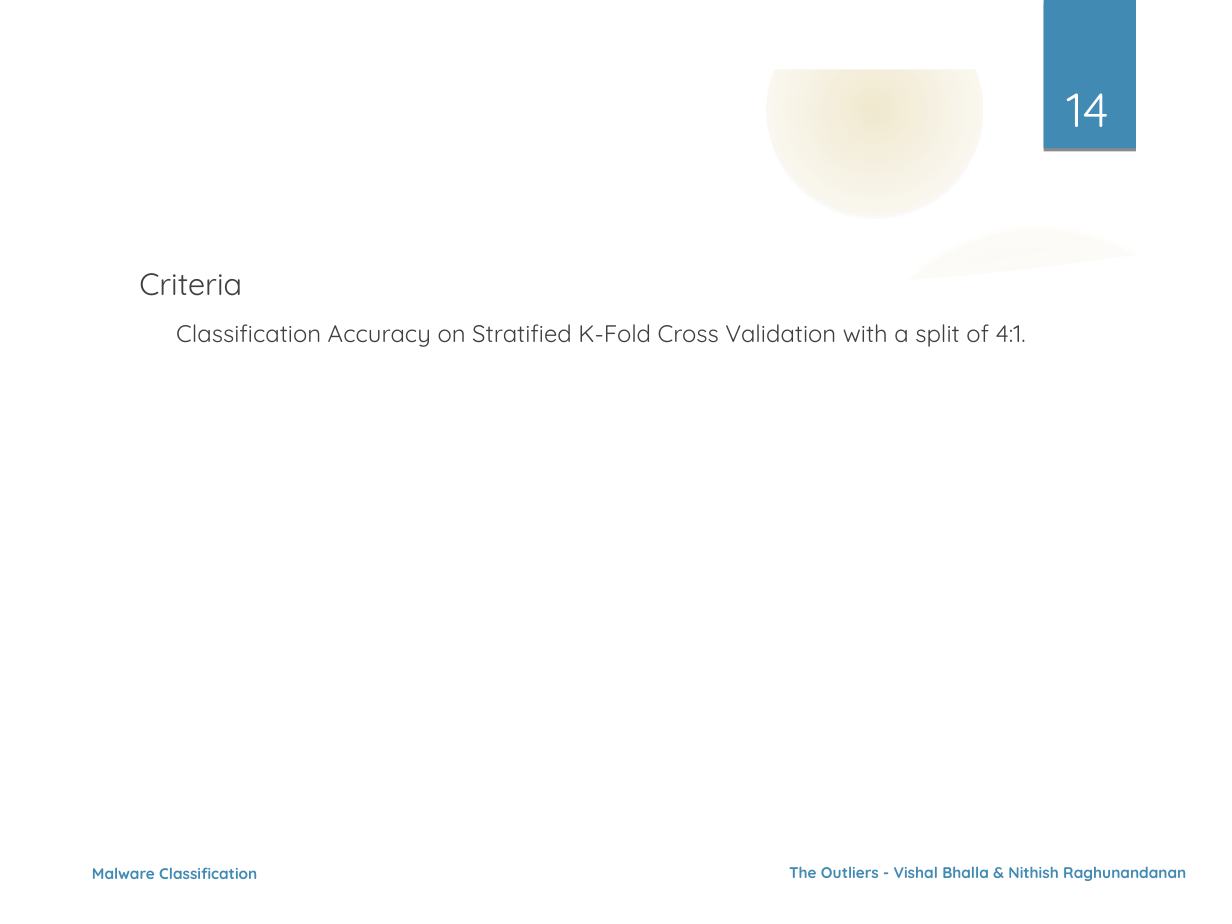
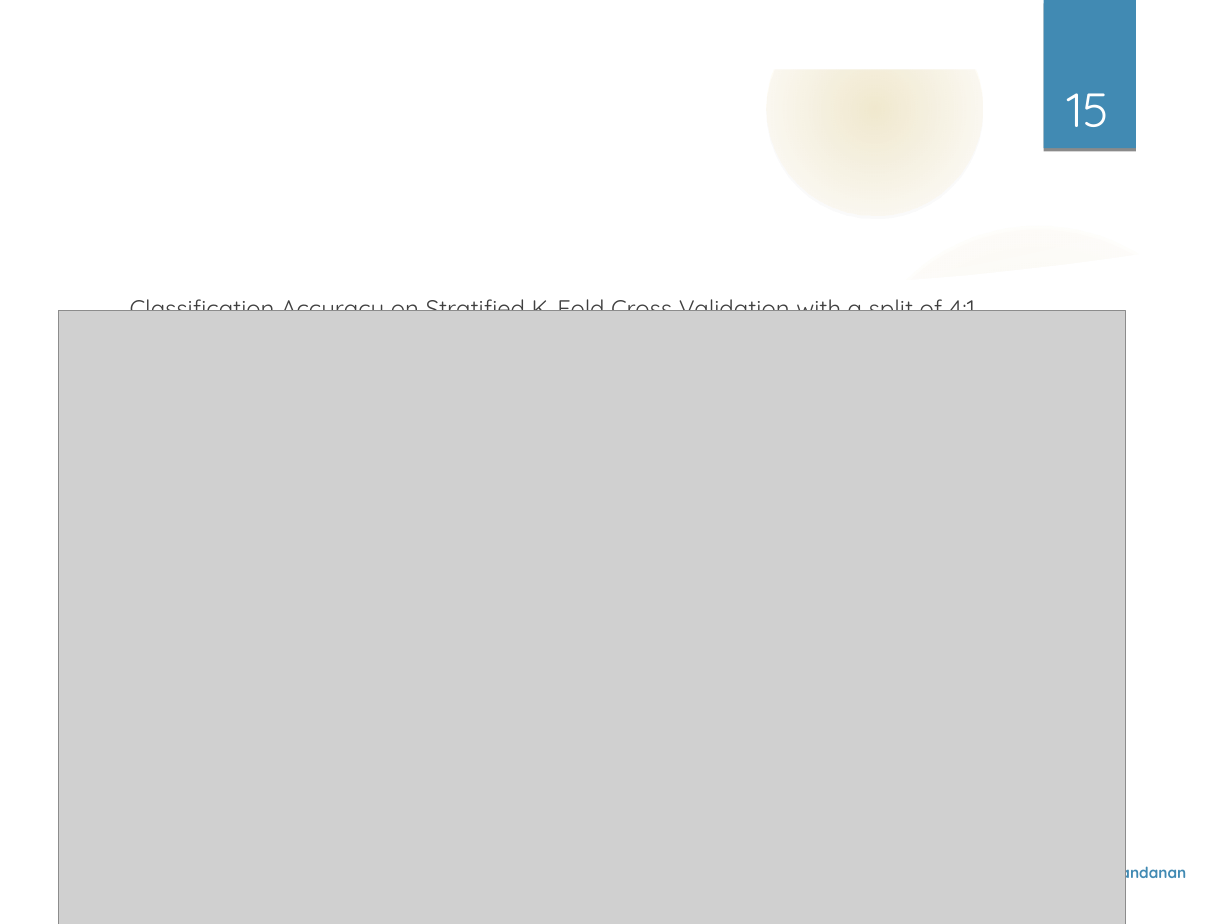
Before and after one commit to nehgu/Anomaly-Detection, a slide deck: slide 15 of Challenges/Malware_Classification_On_Behavioral_Data_Challenge_5/Ppt_Malware_Classification_Challenge_5.odp (slide 14 before the commit). Drawn at 1232x924 pixels with LibreOffice and Linux fonts; fonts in the diff are those of the drawing; grey boxes stand for pictures; background and template pictures are left out. Boxes give left, top, right and bottom in pixels: in the first picture for what was removed or moved away, otherwise in the second. Text is boxed around its words. In the diff, an @@ line names an element or a change of style, - is before the commit and + after.

```diff
--- a/Challenges/Malware_Classification_On_Behavioral_Data_Challenge_5/Ppt_Malware_Classification_Challenge_5.odp
+++ b/Challenges/Malware_Classification_On_Behavioral_Data_Challenge_5/Ppt_Malware_Classification_Challenge_5.odp
@@ page number at (1067,93,1109,127): text changed @@
-14
+15
@@ text "Classification Accuracy on Stratified K-Fold ...": place and size @@
-text "Classification Accuracy on Stratified K-Fold ..." at (139,273,1026,347)
+text "Classification Accuracy on Stratified K-Fold ..." at (130,292,979,311)
@@ text "Classification Accuracy on Stratified K-Fold ..." at (130,292,979,311): indent changed @@
@@ text at (139,273,242,296): paragraph removed @@
-Criteria
@@ picture added at (58,310,1125,924) @@
@@ text removed at (92,867,257,879) @@
-Malware Classification
```
Also in this commit, not shown: 11 other slides changed, 2 slides added, 2 other files.
